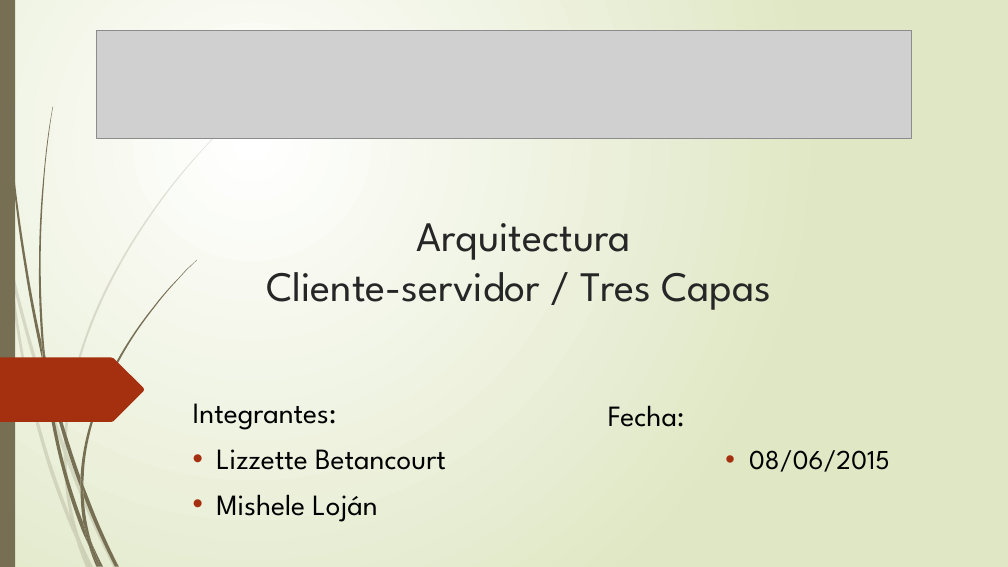
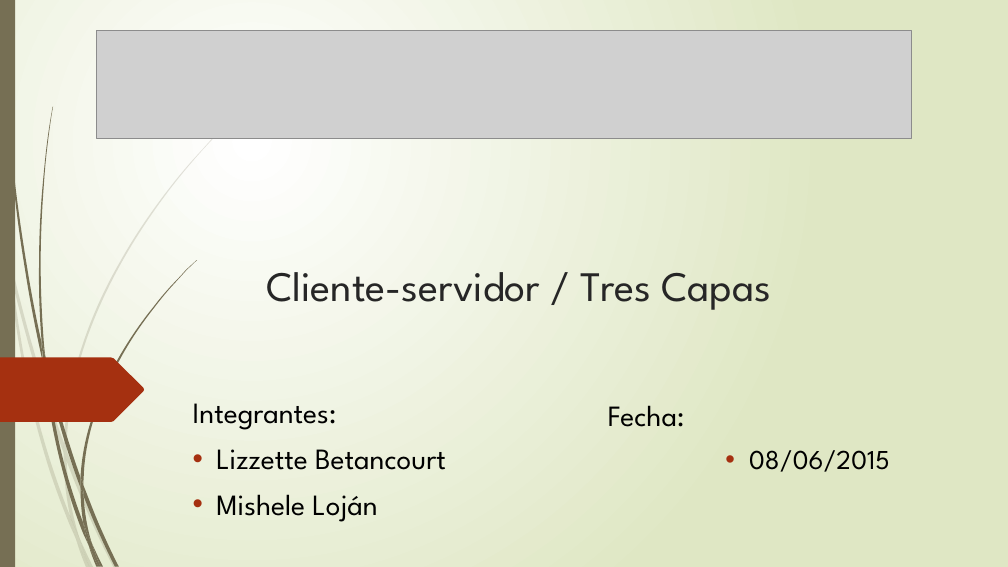
Before and after one commit to milifusa/Proyecto-PIS, a slide deck: slide 1 of 3capas/Cliente servidor - tres capas.pptx. Drawn at 1008x567 pixels with LibreOffice and Linux fonts; fonts in the diff are those of the drawing; grey boxes stand for pictures. Boxes give left, top, right and bottom in pixels: in the first picture for what was removed or moved away, otherwise in the second. Text is boxed around its words. In the diff, an @@ line names an element or a change of style, - is before the commit and + after.

Commit message:
Modificacion del titulo de diapositivas

```diff
--- a/3capas/Cliente servidor - tres capas.pptx
+++ b/3capas/Cliente servidor - tres capas.pptx
@@ title at (x1=266, y1=272, x2=771, y2=310): text changed @@
-Arquitectura
-Cliente-servidor / Tres Capas
+Cliente-servidor / Tres Capas
```
